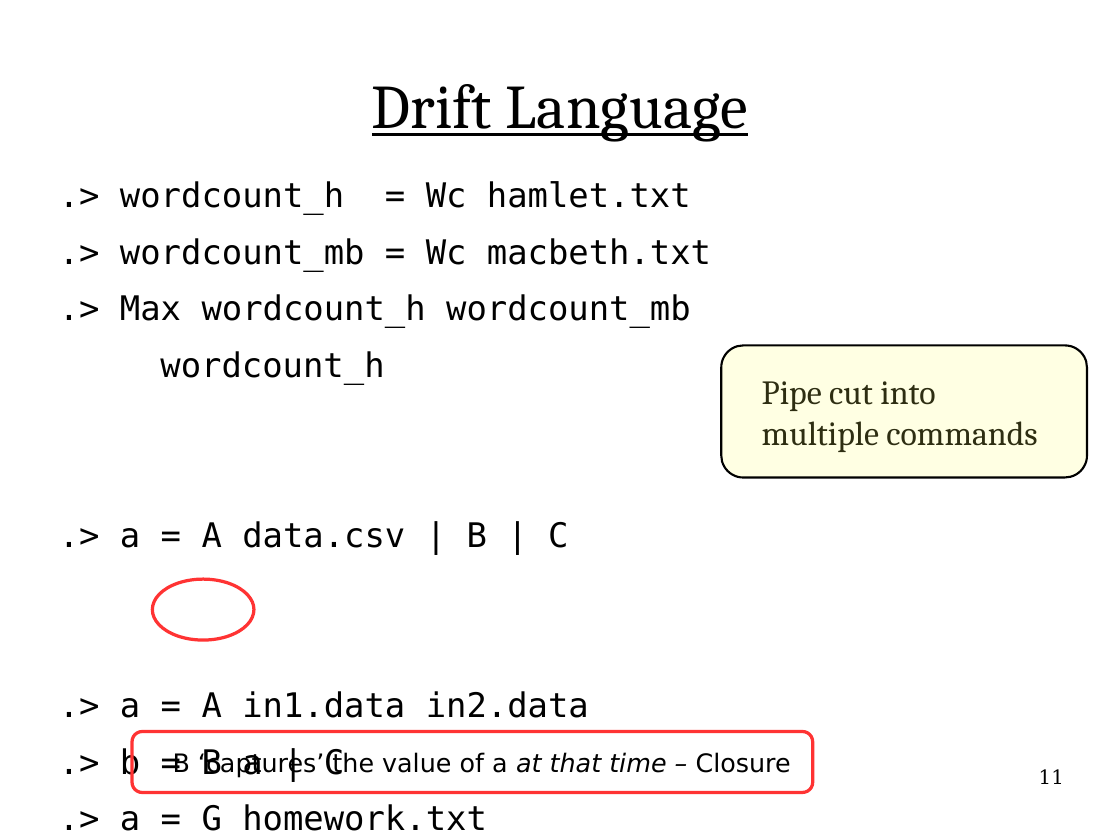
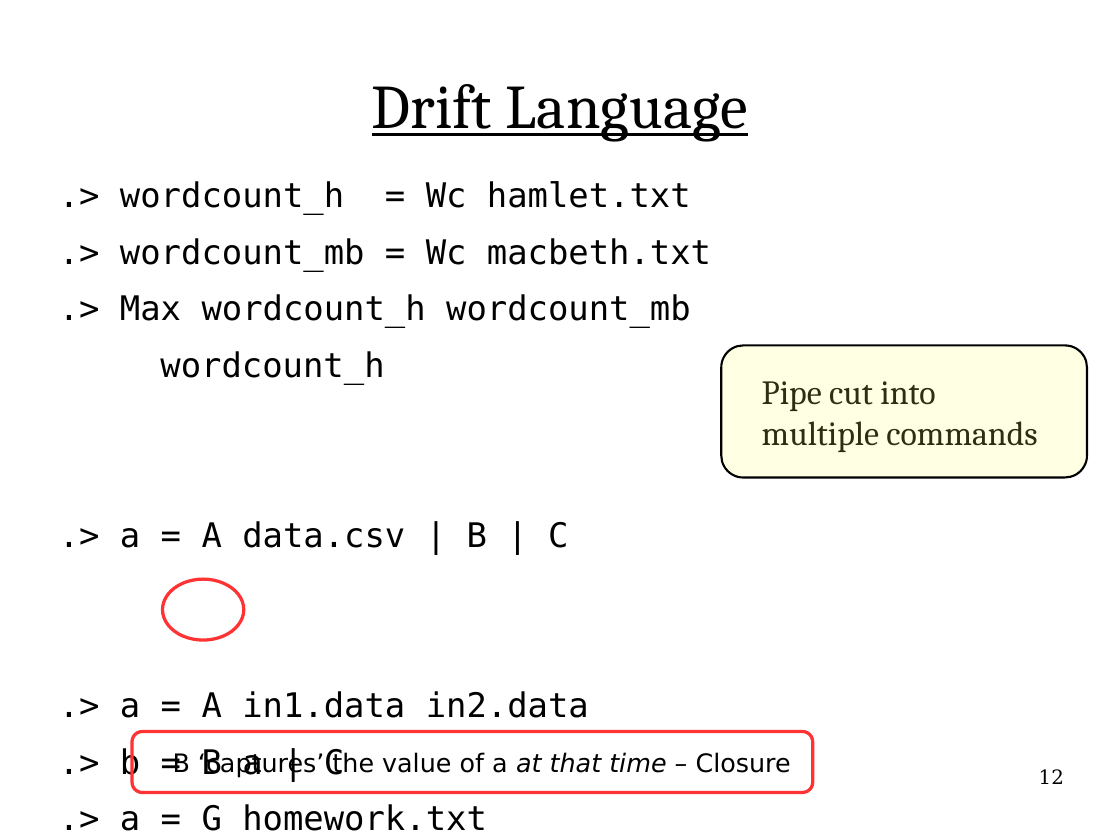
Before and after one commit to flange/drift-dev, a slide deck: slide 12 of presentation/hottopix/ht2.odp (slide 11 before the commit). Drawn at 1120x840 pixels with LibreOffice and Linux fonts; fonts in the diff are those of the drawing. Boxes give left, top, right and bottom in pixels: in the first picture for what was removed or moved away, otherwise in the second. Text is boxed around its words. In the diff, an @@ line names an element or a change of style, - is before the commit and + after.

```diff
--- a/presentation/hottopix/ht2.odp
+++ b/presentation/hottopix/ht2.odp
@@ ellipse: place and size @@
-ellipse at box(152, 579, 254, 640)
+ellipse at box(163, 579, 244, 640)
@@ page number at box(1039, 769, 1064, 784): text changed @@
-11
+12
```
Also in this commit, not shown: 7 other slides changed, 3 slides added, 1 other file.
